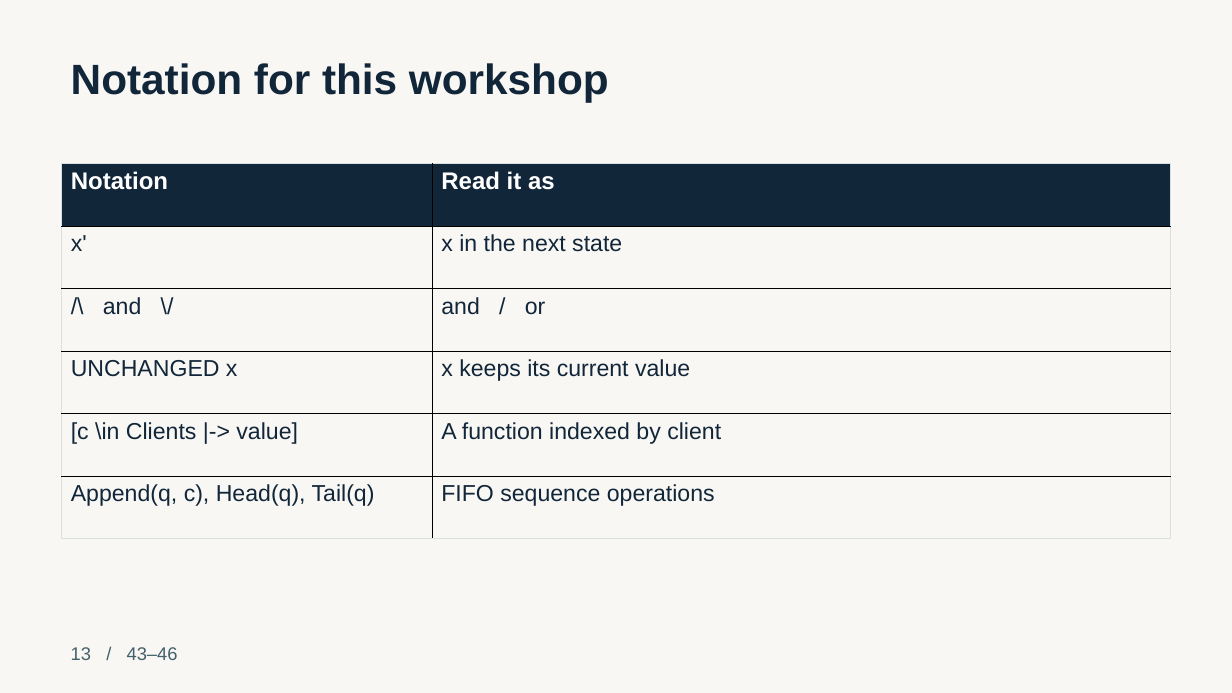
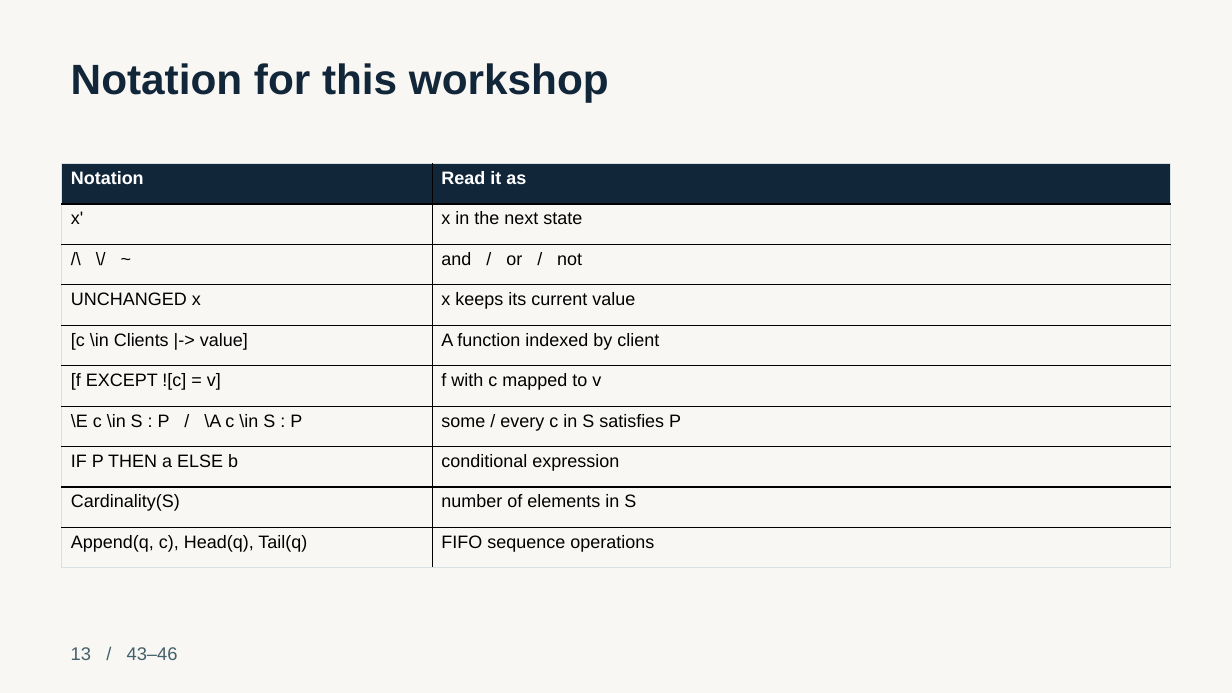
Before and after one commit to scidonia/tla-workshop, a slide deck: slide 13 of facilitator/vericoding-slides.pptx. Drawn at 1232x693 pixels with LibreOffice and Linux fonts; fonts in the diff are those of the drawing. Boxes give left, top, right and bottom in pixels: in the first picture for what was removed or moved away, otherwise in the second. Text is boxed around its words. In the diff, an @@ line names an element or a change of style, - is before the commit and + after.

```diff
--- a/facilitator/vericoding-slides.pptx
+++ b/facilitator/vericoding-slides.pptx
@@ table at box(62, 164, 1171, 567) @@
-row 3, column 1: /\ and \/
+row 3, column 1: /\ \/ ~
-row 3, column 2: and / or
+row 3, column 2: and / or / not
+row 6: [f EXCEPT ![c] = v] | f with c mapped to v
+row 7: \E c \in S : P / \A c \in S : P | some / every c in S satisfies P
+row 8: IF P THEN a ELSE b | conditional expression
+row 9: Cardinality(S) | number of elements in S
```
